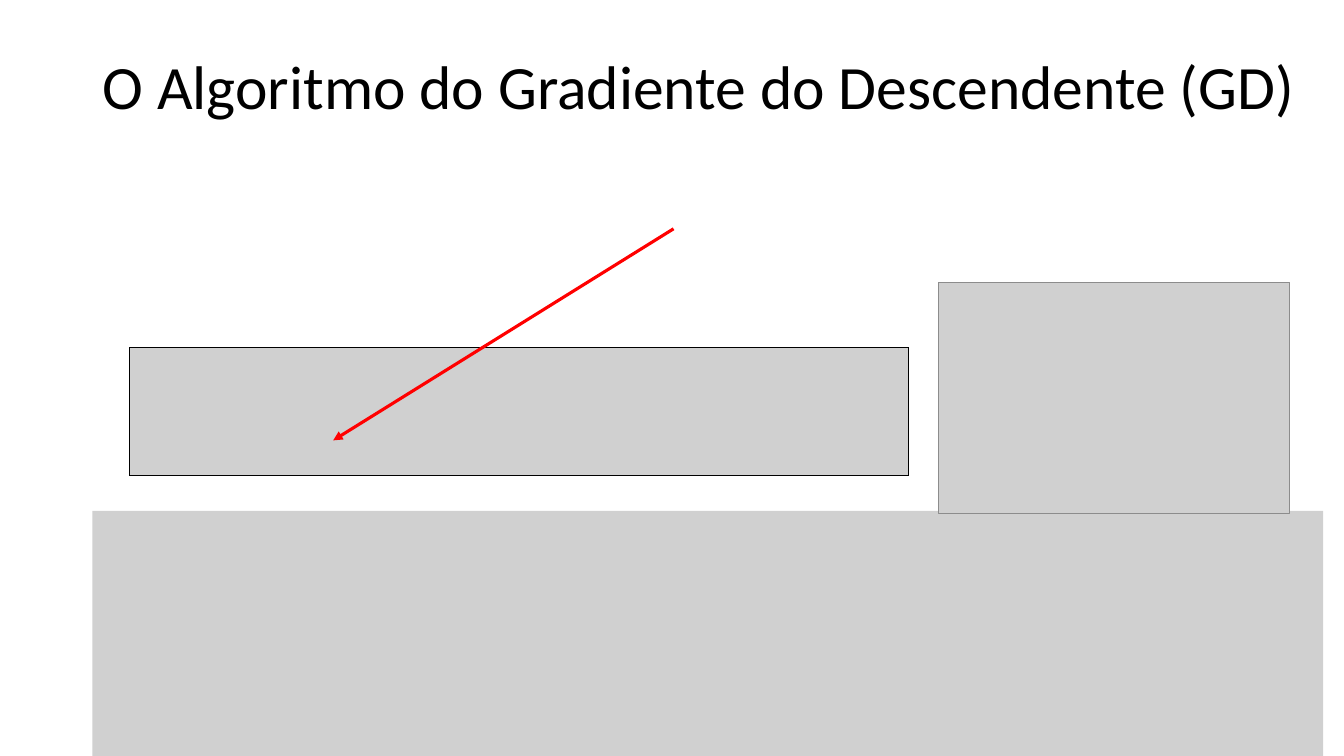
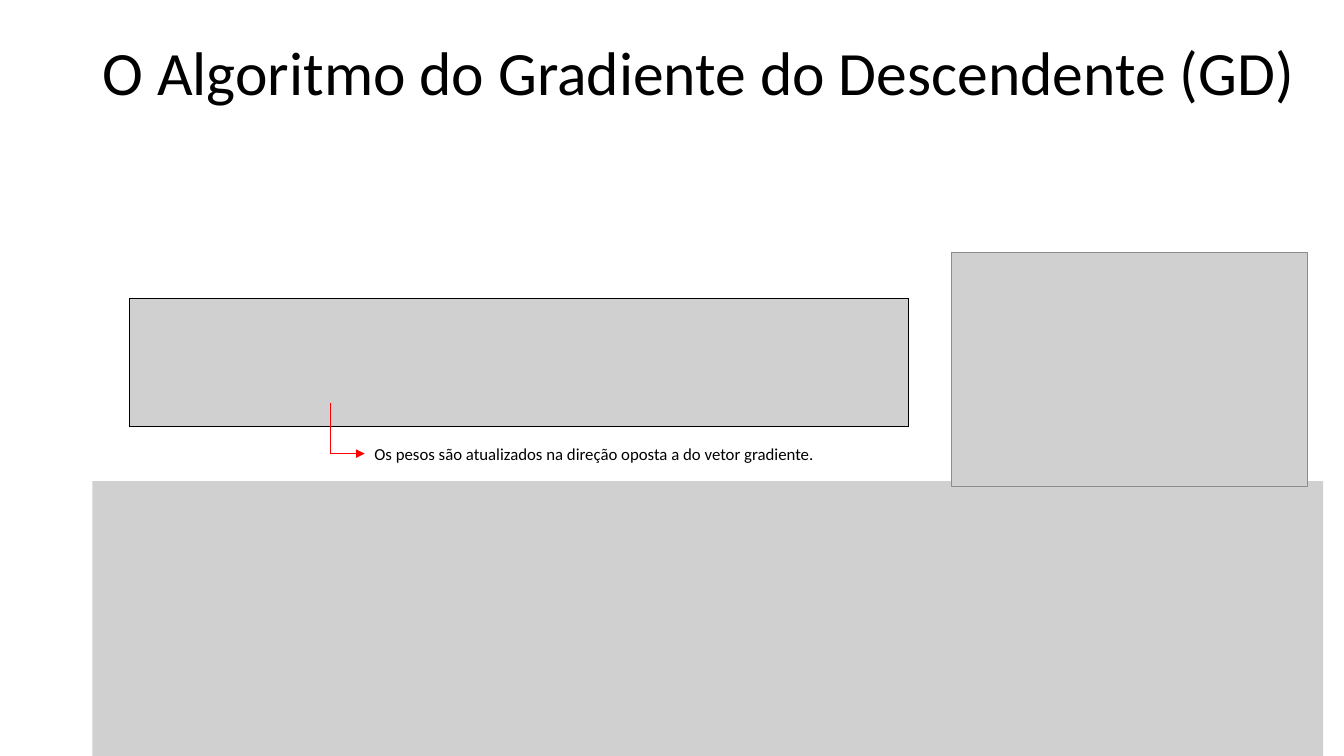
Before and after one commit to zz4fap/t319_aprendizado_de_maquina, a slide deck: slide 8 of slides/T319_Regressão_Linear (Parte II).pptx (slide 7 before the commit). Drawn at 1344x756 pixels with LibreOffice and Linux fonts; fonts in the diff are those of the drawing; grey boxes stand for pictures. Boxes give left, top, right and bottom in pixels: in the first picture for what was removed or moved away, otherwise in the second. Text is boxed around its words. In the diff, an @@ line names an element or a change of style, - is before the commit and + after.

```diff
--- a/slides/T319_Regressão_Linear (Parte II).pptx
+++ b/slides/T319_Regressão_Linear (Parte II).pptx
@@ title "O Algoritmo do Gradiente do ...": place and size @@
-title "O Algoritmo do Gradiente do ..." at bbox=[102, 64, 1294, 120]
+title "O Algoritmo do Gradiente do ..." at bbox=[102, 50, 1294, 106]
@@ arrow removed from (674, 229) to (334, 441) @@
@@ picture: place and size @@
-picture at bbox=[939, 282, 1290, 513]
+picture at bbox=[952, 253, 1308, 487]
@@ picture added at bbox=[129, 298, 908, 426] @@
@@ picture removed at bbox=[129, 348, 908, 476] @@
@@ elbow arrow added from (330, 403) to (365, 454), #FF0000 0.5 pt @@
@@ text added at bbox=[374, 448, 813, 463], 12 pt, text #000000 @@
+Os pesos são atualizados na direção oposta a do vetor gradiente.
@@ picture: place and size @@
-picture at bbox=[93, 511, 1324, 756]
+picture at bbox=[93, 481, 1324, 756]
```
Also in this commit, not shown: 3 other slides changed, 1 slide added, 4 other files.
